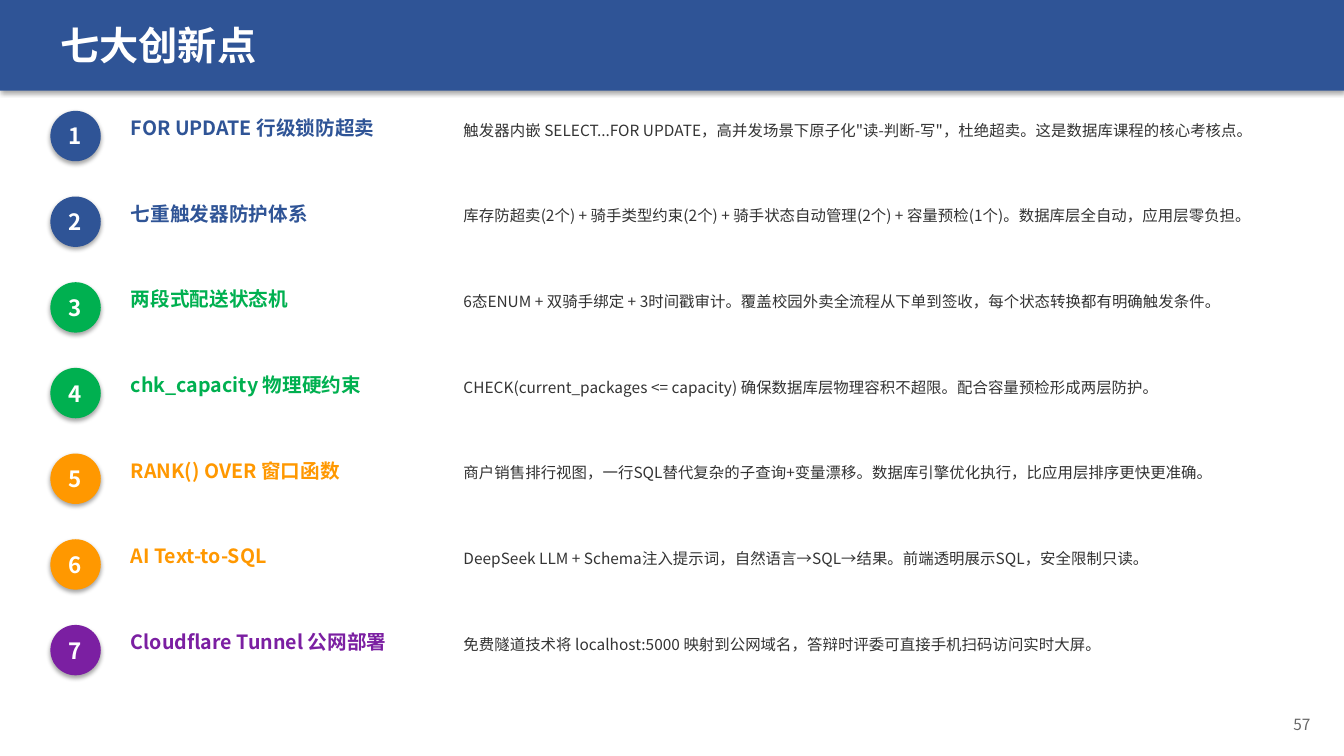
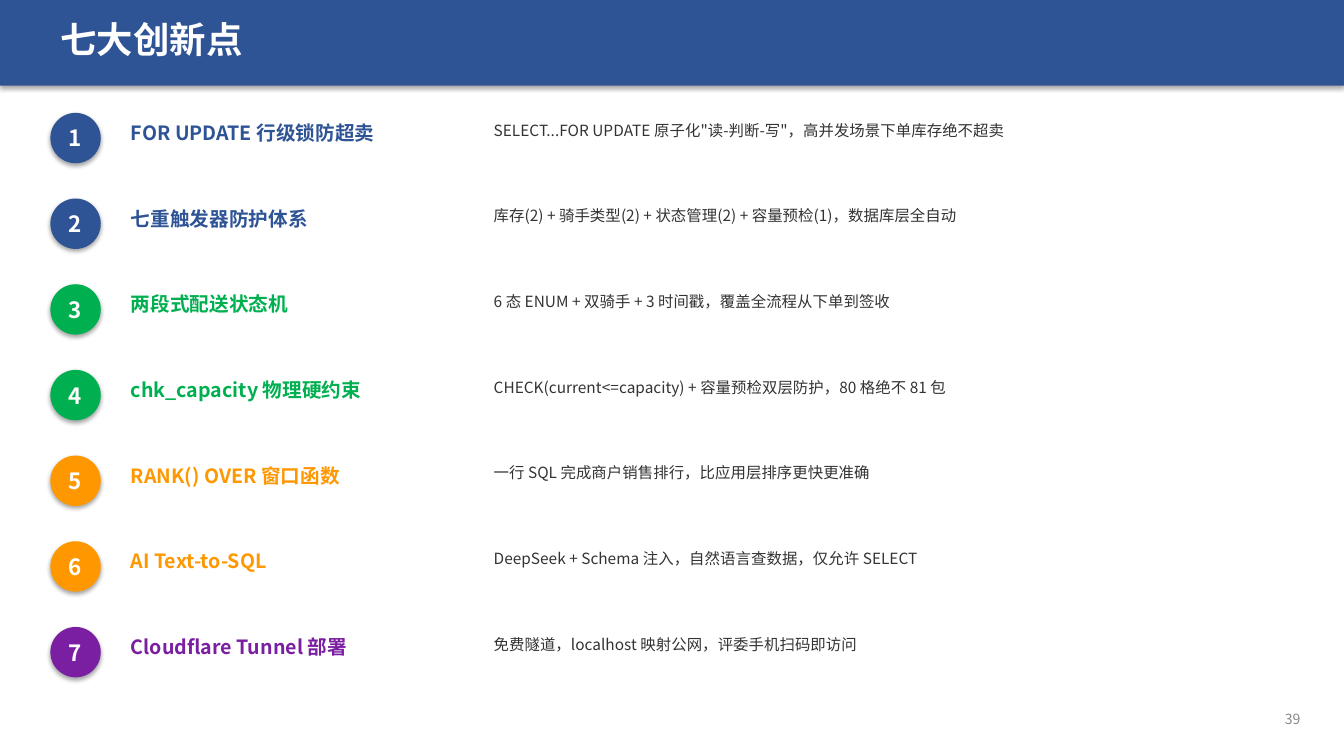
Before and after one commit to sou1maker/database, a slide deck: slide 39 of 校园外卖两段式配送系统_答辩汇报.pptx (slide 36 before the commit). Drawn at 1344x756 pixels with LibreOffice and Linux fonts; fonts in the diff are those of the drawing. Boxes give left, top, right and bottom in pixels: in the first picture for what was removed or moved away, otherwise in the second. Text is boxed around its words. In the diff, an @@ line names an element or a change of style, - is before the commit and + after.

```diff
--- a/校园外卖两段式配送系统_答辩汇报.pptx
+++ b/校园外卖两段式配送系统_答辩汇报.pptx
@@ rectangle added at bbox=[0, 0, 1344, 86], fill #2F5496 @@
@@ text "七大创新点": place and size @@
-text "七大创新点" at bbox=[0, 0, 1344, 91]
+text "七大创新点" at bbox=[60, 22, 242, 56]
@@ text "七大创新点" at bbox=[60, 22, 242, 56]: size 28 to 26 pt; less space between paragraphs; vertical alignment middle to top; fill #2F5496 to none; shadow off @@
@@ text "FOR UPDATE 行级锁防超卖": place and size @@
-text "FOR UPDATE 行级锁防超卖" at bbox=[131, 118, 375, 137]
+text "FOR UPDATE 行级锁防超卖" at bbox=[131, 123, 375, 142]
@@ text at bbox=[494, 123, 1004, 138]: text changed @@
-触发器内嵌 SELECT...FOR UPDATE，高并发场景下原子化"读-判断-写"，杜绝超卖。这是数据库课程的核心考核点。
+SELECT...FOR UPDATE 原子化"读-判断-写"，高并发场景下单库存绝不超卖
@@ text "七重触发器防护体系": place and size @@
-text "七重触发器防护体系" at bbox=[131, 204, 308, 223]
+text "七重触发器防护体系" at bbox=[131, 209, 308, 228]
@@ text at bbox=[494, 208, 956, 224]: text changed @@
-库存防超卖(2个) + 骑手类型约束(2个) + 骑手状态自动管理(2个) + 容量预检(1个)。数据库层全自动，应用层零负担。
+库存(2) + 骑手类型(2) + 状态管理(2) + 容量预检(1)，数据库层全自动
@@ text "两段式配送状态机": place and size @@
-text "两段式配送状态机" at bbox=[131, 289, 288, 308]
+text "两段式配送状态机" at bbox=[131, 294, 288, 313]
@@ text at bbox=[494, 294, 890, 309]: text changed @@
-6态ENUM + 双骑手绑定 + 3时间戳审计。覆盖校园外卖全流程从下单到签收，每个状态转换都有明确触发条件。
+6 态 ENUM + 双骑手 + 3 时间戳，覆盖全流程从下单到签收
@@ text "chk_capacity 物理硬约束": place and size @@
-text "chk_capacity 物理硬约束" at bbox=[131, 375, 361, 397]
+text "chk_capacity 物理硬约束" at bbox=[131, 380, 361, 402]
@@ text at bbox=[494, 380, 945, 397]: text changed @@
-CHECK(current_packages <= capacity) 确保数据库层物理容积不超限。配合容量预检形成两层防护。
+CHECK(current<=capacity) + 容量预检双层防护，80 格绝不 81 包
@@ text "RANK() OVER 窗口函数": place and size @@
-text "RANK() OVER 窗口函数" at bbox=[131, 461, 340, 482]
+text "RANK() OVER 窗口函数" at bbox=[131, 466, 340, 487]
@@ text at bbox=[494, 465, 870, 481]: text changed @@
-商户销售排行视图，一行SQL替代复杂的子查询+变量漂移。数据库引擎优化执行，比应用层排序更快更准确。
+一行 SQL 完成商户销售排行，比应用层排序更快更准确
@@ text "AI Text-to-SQL": place and size @@
-text "AI Text-to-SQL" at bbox=[131, 548, 266, 567]
+text "AI Text-to-SQL" at bbox=[131, 553, 266, 572]
@@ text at bbox=[494, 551, 918, 568]: text changed @@
-DeepSeek LLM + Schema注入提示词，自然语言→SQL→结果。前端透明展示SQL，安全限制只读。
+DeepSeek + Schema 注入，自然语言查数据，仅允许 SELECT
@@ text at bbox=[131, 637, 347, 656]: text changed @@
-Cloudflare Tunnel 公网部署
+Cloudflare Tunnel 部署
@@ text at bbox=[494, 637, 856, 652]: text changed @@
-免费隧道技术将 localhost:5000 映射到公网域名，答辩时评委可直接手机扫码访问实时大屏。
+免费隧道，localhost 映射公网，评委手机扫码即访问
@@ text added at bbox=[1285, 713, 1301, 724], 10 pt, text #888888 @@
+39
@@ text removed at bbox=[1293, 718, 1310, 730] @@
-57
```
Also in this commit, not shown: 23 other slides changed, 18 slides added, 14 slides removed, 1 other file.
